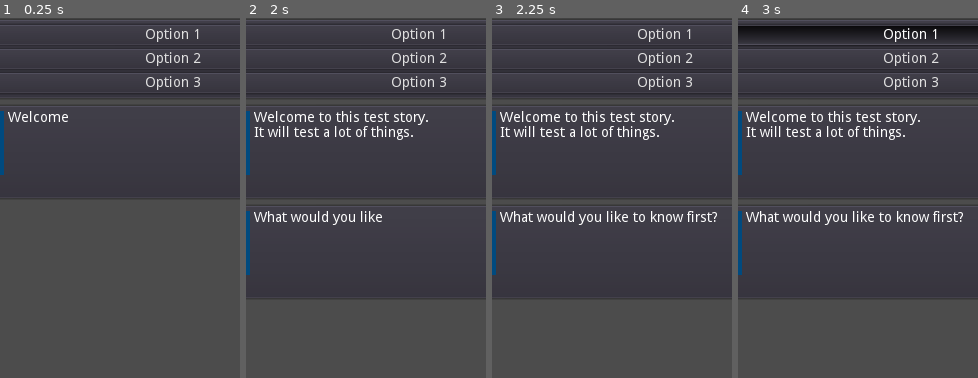
Above: before the commit, frames 1-4 (left to right).
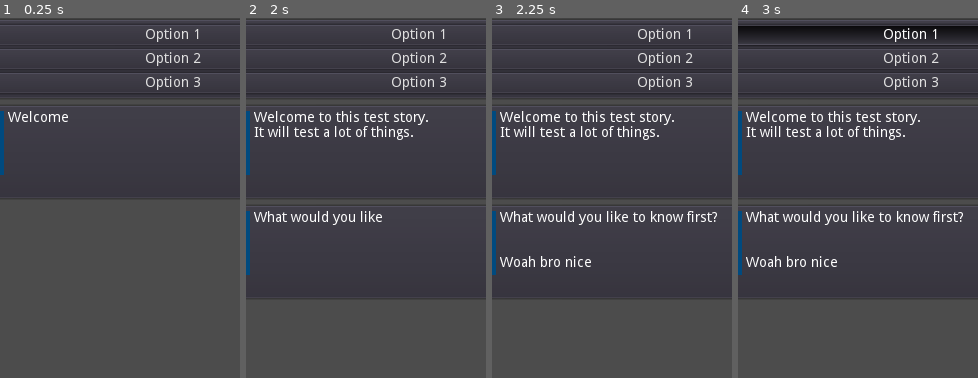
Above: after the commit, the same moments.

Repository: Crystalwarrior/chatgame
Game: Godot game, scene res://scenes/Main.tscn
Same seed, same stepped clock (60 frames per second), same inputs: the game is played once before the commit and once after it.
Inputs:
- Up to frame 1 (0.25 s): no input
- Up to frame 2 (2 s): click "Next" at 0.5 s; click "Next" at 1.25 s
- Up to frame 3 (2.25 s): click "Next" at 2 s
- Up to frame 4 (3 s): click "Option 1" at 2.75 s
The pictures show only the part of the screen within x 14-64%, y 0-50%; the shares and areas given below are measured in that part.

Frames 1-2 are identical in both runs. In frame 3, 0.5% of the frame differs, in the area x 3-42%, y 66-70%; in frame 4, 0.5%.

Commit message:
Add proper function calling from within the dialogue

Diff:
--- a/scripts/dialog_player.gd
+++ b/scripts/dialog_player.gd
@@ -83,27 +83,46 @@
 	return text
 
 #probably should use regex for this, would be easier
-func _parse_calls(text: String):
+func _parse_methods(text: String):
 	while text.find("\\") != -1:
 		var start_index = text.find("\\")
-		var end_index = text.substr(start_index).find("]")+1
+		var end_index = text.substr(start_index).find("]")
 		if end_index == -1:
-			end_index = text.substr(start_index).find(" ")
+			end_index = text.substr(start_index).find("\n")
 			if end_index == -1:
 				#if this is end of string, it will return -1 anyway
-				end_index = text.substr(start_index).find("\n")
+				end_index = text.substr(start_index).find(" ")
 
-		print(text.substr(start_index, end_index))
+		var extract = text.substr(start_index+1, end_index-1)
+		var method = _parse_call(extract)
+		assert(has_method("_diag_%s" % method[0]))
+		callv("_diag_%s" % method[0], method[1])
+
 		if end_index == -1:
 			end_index = text.length()
+		else:
+			end_index += 1
 		text.erase(start_index, end_index)
 
 	return text
 
+#Returns a result Array with index 0 being the method name, and index 1 being the arguments that were passed.
+func _parse_call(text: String) -> Array:
+	var result = ["", []]
+	var split = text.split("[")
+	result[0] = split[0]
+	if len(split) > 1:
+		result[1] = split[1].replace("]", "").split(",")
+		for i in range(result[1].size()):
+			var string = result[1][i]
+			string = string.strip_edges()
+			result[1][i] = string
+	return result
+
 func _play_node():
 	var raw_text = _Story_Reader.get_text(_did, _nid)
 	raw_text = _inject_variables(raw_text)
-	raw_text = _parse_calls(raw_text)
+	raw_text = _parse_methods(raw_text)
 	var dialog = raw_text
 	var speaker = ""
 	var colon = raw_text.find(":")
@@ -119,3 +138,15 @@
 	yield(get_tree(), "idle_frame")
 	_scrollcontainer.scroll_vertical = _scrollbar.max_value
 	_current_instance.display_text(dialog, speaker, load("res://avatars/guy.png"))
+
+func _diag_test():
+	print("Test success!")
+
+func _diag_question(question: String):
+	print("We have to ask question '%s'" % question)
+
+func _diag_q(question: String):
+	_diag_question(question)
+
+func _diag_input(type: String, entry):
+	print("Input type '%s' requested on entry '%s'" % [type, entry])
--- a/stories/main_story.tres
+++ b/stories/main_story.tres
@@ -37,7 +37,9 @@
 "text": "Guy:
 What would you like to know first?
 \\q[Who am I?]
-\\q[Where am I?]",
+\\q[Where am I?]
+\\test
+Woah bro nice",
 "type": "line"
 },
 3: {
--- a/stories/main_story_baked.tres
+++ b/stories/main_story_baked.tres
@@ -23,7 +23,9 @@
 "text": "Guy:
 What would you like to know first?
 \\q[Who am I?]
-\\q[Where am I?]"
+\\q[Where am I?]
+\\test
+Woah bro nice"
 },
 3: {
 "links": {
